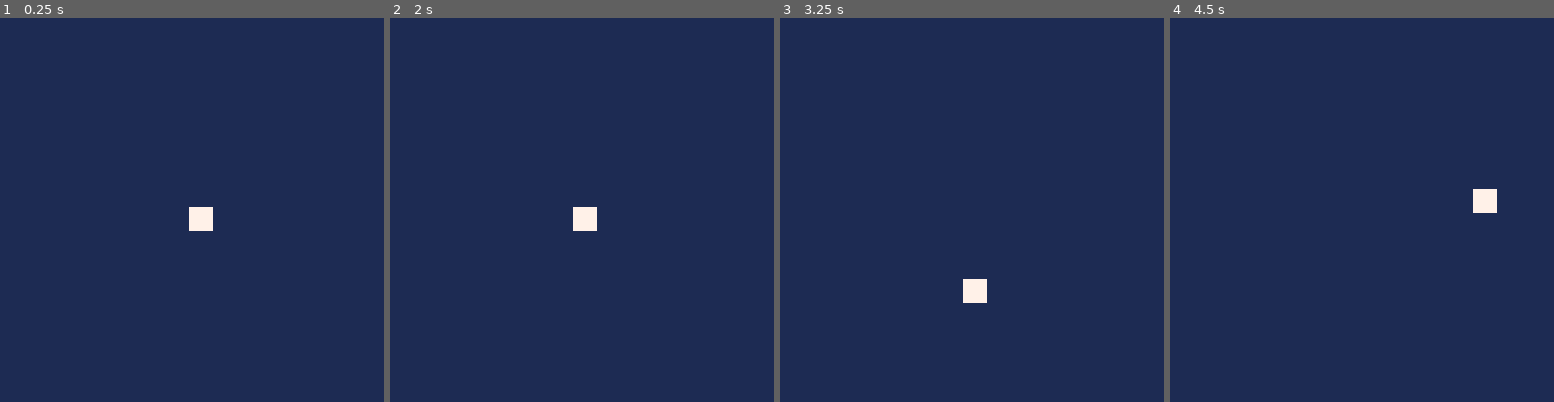
Above: before the commit, frames 1-4 (left to right).
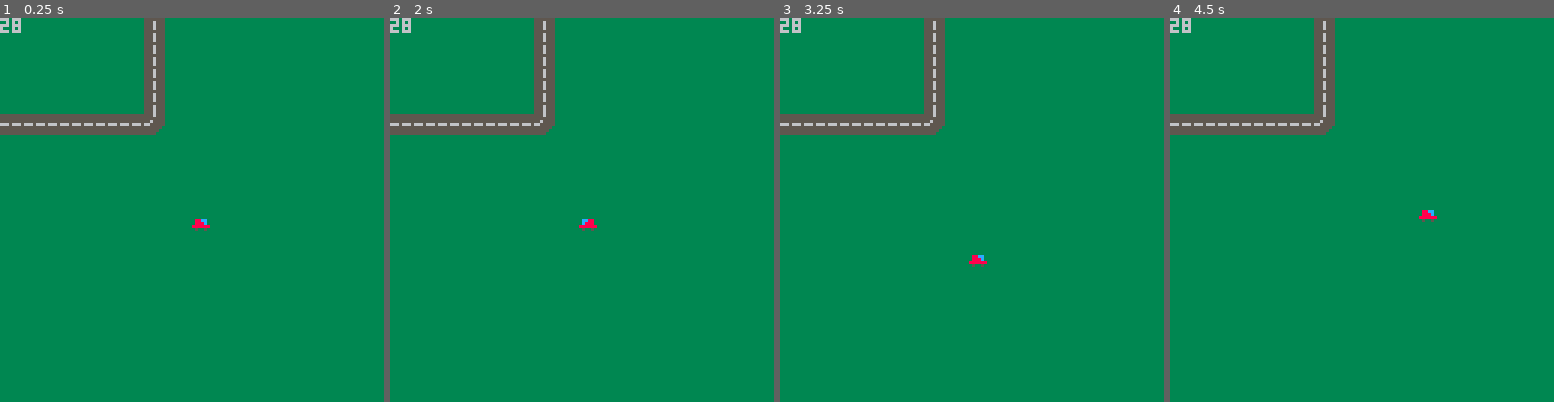
Above: after the commit, the same moments.

Repository: andrewbaluta/curly-rotary-phone
Game: PICO-8 cartridge untitled.p8
Two runs of this game, one before a commit and one after it. Both use one fixed random seed, a clock stepped at 60 frames per second and the inputs below.
Inputs:
- Up to frame 1 (0.25 s): no input
- Up to frame 2 (2 s): tap O (Z key) at 0.33, 0.7, 1.43 s; tap X (X key) at 1.07 s; hold Left from 1.97 s (still down)
- Up to frame 3 (3.25 s): tap X (X key) every 0.33 s from 2.07 to 3.07 s; tap O (Z key) at 2.22, 3.1 s; release Left at 2.37 s; hold Down 2.42-2.82 s; hold Right from 2.87 s (still down)
- Up to frame 4 (4.5 s): tap X (X key) every 0.33 s from 3.4 to 4.4 s; release Right at 3.53 s; hold Up 3.58-4.08 s; tap O (Z key) at 3.98 s; hold Right from 4.13 s (still down)

The runs differ from the first frame. In frame 1, 100% of the frame differs, in the area x 0-100%, y 0-100%; in frame 2, 100%; in frame 3, 100%; in frame 4, 100%.

Commit message:
Added MGet to untitled, created animation

Diff:
--- /dev/null
+++ b/animation.p8
@@ -0,0 +1,16 @@
+pico-8 cartridge // http://www.pico-8.com
+version 39
+__lua__
+
+function _init()
+
+end
+
+
+function _update()
+
+end
+
+function _draw()
+
+end
--- a/untitled.p8
+++ b/untitled.p8
@@ -1,36 +1,62 @@
 pico-8 cartridge // http://www.pico-8.com
 version 39
 __lua__
+
+left,right,up,down,fire1,fire2=0,1,2,3,4,5
+black,dark_blue,dark_purple,dark_green,brown,dark_grey,light_grey,white,red,orange,yellow,green,blue,lavender,pink,light_peach=0,1,2,3,4,5,6,7,8,9,10,11,12,13,14,15
+
+function get_player_tile(player)
+    return mget(flr((player.x+4)/8),flr((player.y+4)/8))
+end
+
 function _init()
- sfx(0)
- player={
-    x=63,
-    y=63
- }
- ypos=63
- cls()
- bound=0
+    sfx(0)
+    player={
+        x=63,
+        y=63,
+        fx=false,
+        fy=false,
+        sp=1,
+        speed=1
+    }
+    ypos=63
+    cls()
+    bound=0
 end
 
 
 function _update()
 
 	bound=0
+	if mget(flr((player.x+4)/8),flr((player.y+4)/8)) == 59 then
+        player.speed = 2
+    else player.speed = 1 end
+
 -- player movement
 	if btn(➡️) then
-		player.x+=2
+		player.x+=player.speed
+		player.fx=false
+		player.fy=false
+		player.sp=1
 	end
 	if btn(⬅️) then
-		player.x-=2
+		player.x-=player.speed
+		player.fx=true
+		player.fy=false
+		player.sp=1
 	end
 	if btn(⬆️) then
-		player.y-=2
+		player.y-=player.speed
+		player.fy=false
+		player.sp=2
 	end
 	if btn(⬇️) then
-		player.y+=2
+		player.y+=player.speed
+		player.fy=true
+		player.sp=2
 	end
 
--- player boumding
+-- player bounding
 	if player.x<0 then
 		player.x = 0
 		bound=1
@@ -50,9 +76,14 @@
 end
 
 function _draw()
-	cls(1)
-	spr(1,player.x,player.y)
-	if bound==1 then
+	cls()
+	map()
+	spr(
+	player.sp,player.x,player.y,
+	1,1,player.fx,player.fy
+	)
+ print(get_player_tile(player))
+	if bound==1 and btnp() then
 		sfx(1)
 	end
 end
@@ -65,13 +96,56 @@
 
 
 
-__map__
-0000000000000000000000000000000000000000000000000000000000000000000000000000000000000000000000000000000000000000000000000000000000000000000000000000000000000000000000000000000000000000000000000000000000000000000000000000000000000000000000000000000000000000
-0000000000000000000000000000000000000000000000000000000000000000000000000000000000000000000000000000000000000000000000000000000000000000000000000000000000000000000000000000000000000000000000000000000000000000000000000000000000000000000000000000000000000000
-0000000000000000000000000000000000000000000000000000000000000000000000000000000000000000000000000000000000000000000000000000000000000000000000000000000000000000000000000000000000000000000000000000000000000000000000000000000000000000000000000000000000000000
-0000000001010100000000000000000000000000000000000000000000000000000000000000000000000000000000000000000000000000000000000000000000000000000000000000000000000000000000000000000000000000000000000000000000000000000000000000000000000000000000000000000000000000
-0000000001010001000000000000000000000000000000000000000000000000000000000000000000000000000000000000000000000000000000000000000000000000000000000000000000000000000000000000000000000000000000000000000000000000000000000000000000000000000000000000000000000000
-0000000100000000000000000000000000000000000000000000000000000000000000000000000000000000000000000000000000000000000000000000000000000000000000000000000000000000000000000000000000000000000000000000000000000000000000000000000000000000000000000000000000000000
-0000000001010101000000000000000000000000000000000000000000000000000000000000000000000000000000000000000000000000000000000000000000000000000000000000000000000000000000000000000000000000000000000000000000000000000000000000000000000000000000000000000000000000
 
 
+…(22 lines of a section not shown)…
+__map__
+1c1c1c1c1c1c2c1c1c1c1c1c1c1c1c1c1c1c1c1c1c1c1c1c1c1c1c1c1c1c1c1c1c1c1c1c1c1c1c1c1c1c1c1c1c1c1c1c1c1c1c1c1c1c1c1c1c1c00000000000000000000000000000000000000000000000000000000000000000000000000000000000000000000000000000000000000000000000000000000000000000000
+1c1c1c1c1c1c2c1c1c1c1c1c1c1c1c1c1c1c1c1c1c1c1c1c1c1c1c1c1c1c1c1c1c1c1c1c1c1c1c1c1c1c1c1c1c1c1c1c1c1c1c1c1c1c1c1c1c1c00000000000000000000000000000000000000000000000000000000000000000000000000000000000000000000000000000000000000000000000000000000000000000000
+1c1c1c1c1c1c2c1c1c1c1c1c1c1c1c1c1c1c1c1c1c1c1c1c1c1c1c1c1c1c1c1c1c1c1c1c1c1c1c1c1c1c1c1c1c1c1c1c1c1c1c1c1c1c1c1c1c1c00000000000000000000000000000000000000000000000000000000000000000000000000000000000000000000000000000000000000000000000000000000000000000000
+1c1c1c1c1c1c2c1c1c1c1c1c1c1c1c1c1c1c1c1c1c1c1c1c1c1c1c1c1c1c1c1c1c1c1c1c1c1c1c1c1c1c1c1c1c1c1c1c1c1c1c1c1c1c1c1c1c1c00000000000000000000000000000000000000000000000000000000000000000000000000000000000000000000000000000000000000000000000000000000000000000000
+3b3b3b3b3b3b3c1c1c1c1c1c1c1c1c1c1c1c1c1c1c1c1c1c1c1c1c1c1c1c1c1c1c1c1c1c1c1c1c1c1c1c1c1c1c1c1c1c1c1c1c1c1c1c1c1c1c1c00000000000000000000000000000000000000000000000000000000000000000000000000000000000000000000000000000000000000000000000000000000000000000000
+1c1c1c1c1c1c1c1c1c1c1c1c1c1c1c1c1c1c1c1c1c1c1c1c1c1c1c1c1c1c1c1c1c1c1c1c1c1c1c1c1c1c1c1c1c1c1c1c1c1c1c1c1c1c1c1c1c1c00000000000000000000000000000000000000000000000000000000000000000000000000000000000000000000000000000000000000000000000000000000000000000000
+1c1c1c1c1c1c1c1c1c1c1c1c1c1c1c1c1c1c1c1c1c1c1c1c1c1c1c1c1c1c1c1c1c1c1c1c1c1c1c1c1c1c1c1c1c1c1c1c1c1c1c1c1c1c1c1c1c1c00000000000000000000000000000000000000000000000000000000000000000000000000000000000000000000000000000000000000000000000000000000000000000000
+1c1c1c1c1c1c1c1c1c1c1c1c1c1c1c1c1c1c1c1c1c1c1c1c1c1c1c1c1c1c1c1c1c1c1c1c1c1c1c1c1c1c1c1c1c1c1c1c1c1c1c1c1c1c1c1c1c1c00000000000000000000000000000000000000000000000000000000000000000000000000000000000000000000000000000000000000000000000000000000000000000000
+1c1c1c1c1c1c1c1c1c1c1c1c1c1c1c1c1c1c1c1c1c1c1c1c1c1c1c1c1c1c1c1c1c1c1c1c1c1c1c1c1c1c1c1c1c1c1c1c1c1c1c1c1c1c1c1c1c1c00000000000000000000000000000000000000000000000000000000000000000000000000000000000000000000000000000000000000000000000000000000000000000000
+1c1c1c1c1c1c1c1c1c1c1c1c1c1c1c1c1c1c1c1c1c1c1c1c1c1c1c1c1c1c1c1c1c1c1c1c1c1c1c1c1c1c1c1c1c1c1c1c1c1c1c1c1c1c1c1c1c1c00000000000000000000000000000000000000000000000000000000000000000000000000000000000000000000000000000000000000000000000000000000000000000000
+1c1c1c1c1c1c1c1c1c1c1c1c1c1c1c1c1c1c1c1c1c1c1c1c1c1c1c1c1c1c1c1c1c1c1c1c1c1c1c1c1c1c1c1c1c1c1c1c1c1c1c1c1c1c1c1c1c1c00000000000000000000000000000000000000000000000000000000000000000000000000000000000000000000000000000000000000000000000000000000000000000000
+1c1c1c1c1c1c1c1c1c1c1c1c1c1c1c1c1c1c1c1c1c1c1c1c1c1c1c1c1c1c1c1c1c1c1c1c1c1c1c1c1c1c1c1c1c1c1c1c1c1c1c1c1c1c1c1c1c1c00000000000000000000000000000000000000000000000000000000000000000000000000000000000000000000000000000000000000000000000000000000000000000000
+1c1c1c1c1c1c1c1c1c1c1c1c1c1c1c1c1c1c1c1c1c1c1c1c1c1c1c1c1c1c1c1c1c1c1c1c1c1c1c1c1c1c1c1c1c1c1c1c1c1c1c1c1c1c1c1c1c1c00000000000000000000000000000000000000000000000000000000000000000000000000000000000000000000000000000000000000000000000000000000000000000000
+1c1c1c1c1c1c1c1c1c1c1c1c1c1c1c1c1c1c1c1c1c1c1c1c1c1c1c1c1c1c1c1c1c1c1c1c1c1c1c1c1c1c1c1c1c1c1c1c1c1c1c1c1c1c1c1c1c1c00000000000000000000000000000000000000000000000000000000000000000000000000000000000000000000000000000000000000000000000000000000000000000000
+1c1c1c1c1c1c1c1c1c1c1c1c1c1c1c1c1c1c1c1c1c1c1c1c1c1c1c1c1c1c1c1c1c1c1c1c1c1c1c1c1c1c1c1c1c1c1c1c1c1c1c1c1c1c1c1c1c1c00000000000000000000000000000000000000000000000000000000000000000000000000000000000000000000000000000000000000000000000000000000000000000000
+1c1c1c1c1c1c1c1c1c1c1c1c1c1c1c1c1c1c1c1c1c1c1c1c1c1c1c1c1c1c1c1c1c1c1c1c1c1c1c1c1c1c1c1c1c1c1c1c1c1c1c1c1c1c1c1c1c1c00000000000000000000000000000000000000000000000000000000000000000000000000000000000000000000000000000000000000000000000000000000000000000000
+1c1c1c1c1c1c1c1c1c1c1c1c1c1c1c1c1c1c1c1c1c1c1c1c1c1c1c1c1c1c1c1c1c1c1c1c1c1c1c1c1c1c1c1c1c1c1c1c1c1c1c1c1c1c1c1c1c1c00000000000000000000000000000000000000000000000000000000000000000000000000000000000000000000000000000000000000000000000000000000000000000000
+1c1c1c1c1c1c1c1c1c1c1c1c1c1c1c1c1c1c1c1c1c1c1c1c1c1c1c1c1c1c1c1c1c1c1c1c1c1c1c1c1c1c1c1c1c1c1c1c1c1c1c1c1c1c1c1c1c1c00000000000000000000000000000000000000000000000000000000000000000000000000000000000000000000000000000000000000000000000000000000000000000000
+1c1c1c1c1c1c1c1c1c1c1c1c1c1c1c1c1c1c1c1c1c1c1c1c1c1c1c1c1c1c1c1c1c1c1c1c1c1c1c1c1c1c1c1c1c1c1c1c1c1c1c1c1c1c1c1c1c1c00000000000000000000000000000000000000000000000000000000000000000000000000000000000000000000000000000000000000000000000000000000000000000000
+1c1c1c1c1c1c1c1c1c1c1c1c1c1c1c1c1c1c1c1c1c1c1c1c1c1c1c1c1c1c1c1c1c1c1c1c1c1c1c1c1c1c1c1c1c1c1c1c1c1c1c1c1c1c1c1c1c1c00000000000000000000000000000000000000000000000000000000000000000000000000000000000000000000000000000000000000000000000000000000000000000000
+1c1c1c1c1c1c1c1c1c1c1c1c1c1c1c1c1c1c1c1c1c1c1c1c1c1c1c1c1c1c1c1c1c1c1c1c1c1c1c1c1c1c1c1c1c1c1c1c1c1c1c1c1c1c1c1c1c1c00000000000000000000000000000000000000000000000000000000000000000000000000000000000000000000000000000000000000000000000000000000000000000000
+1c1c1c1c1c1c1c1c1c1c1c1c1c1c1c1c1c1c1c1c1c1c1c1c1c1c1c1c1c1c1c1c1c1c1c1c1c1c1c1c1c1c1c1c1c1c1c1c1c1c1c1c1c1c1c1c1c1c00000000000000000000000000000000000000000000000000000000000000000000000000000000000000000000000000000000000000000000000000000000000000000000
+1c1c1c1c1c1c1c1c1c1c1c1c1c1c1c1c1c1c1c1c1c1c1c1c1c1c1c1c1c1c1c1c1c1c1c1c1c1c1c1c1c1c1c1c1c1c1c1c1c1c1c1c1c1c1c1c1c1c00000000000000000000000000000000000000000000000000000000000000000000000000000000000000000000000000000000000000000000000000000000000000000000
+1c1c1c1c1c1c1c1c1c1c1c1c1c1c1c1c1c1c1c1c1c1c1c1c1c1c1c1c1c1c1c1c1c1c1c1c1c1c1c1c1c1c1c1c1c1c1c1c1c1c1c1c1c1c1c1c1c1c00000000000000000000000000000000000000000000000000000000000000000000000000000000000000000000000000000000000000000000000000000000000000000000
+1c1c1c1c1c1c1c1c1c1c1c1c1c1c1c1c1c1c1c1c1c1c1c1c1c1c1c1c1c1c1c1c1c1c1c1c1c1c1c1c1c1c1c1c1c1c1c1c1c1c1c1c1c1c1c1c1c1c00000000000000000000000000000000000000000000000000000000000000000000000000000000000000000000000000000000000000000000000000000000000000000000
+
+
+
Not shown, changed: 32 lines of the sprite sheet (__gfx__) section of untitled.p8
Not shown, changed: the sound effects (__sfx__) section of untitled.p8
